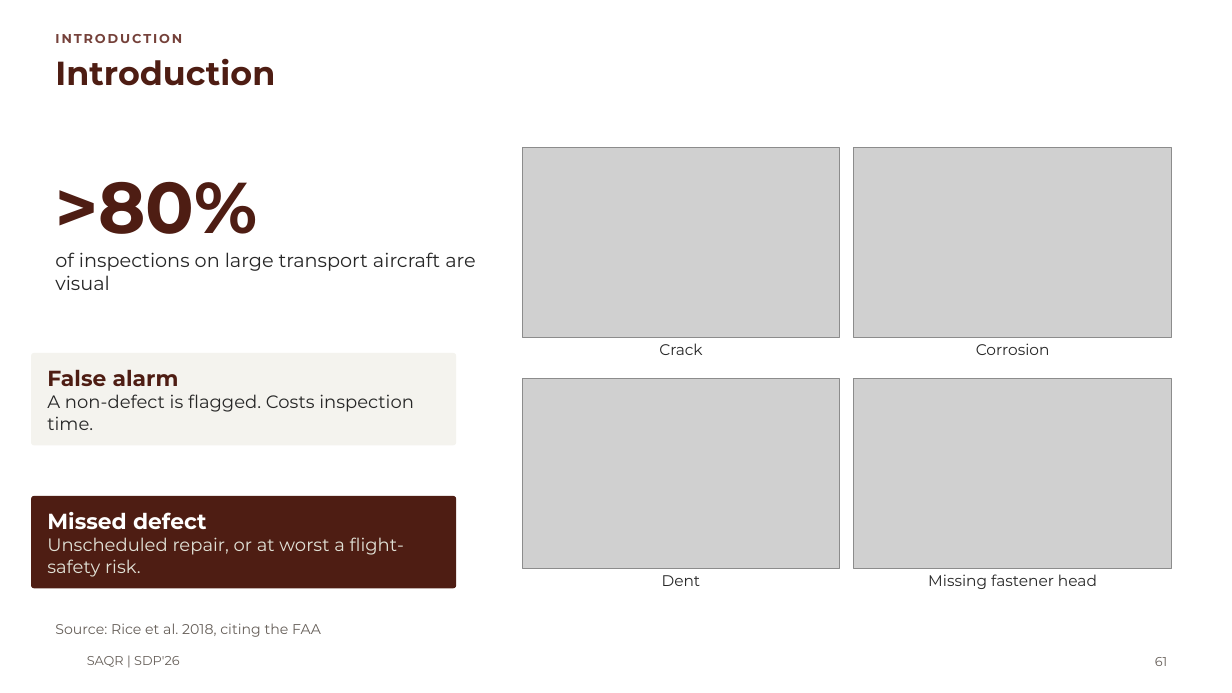
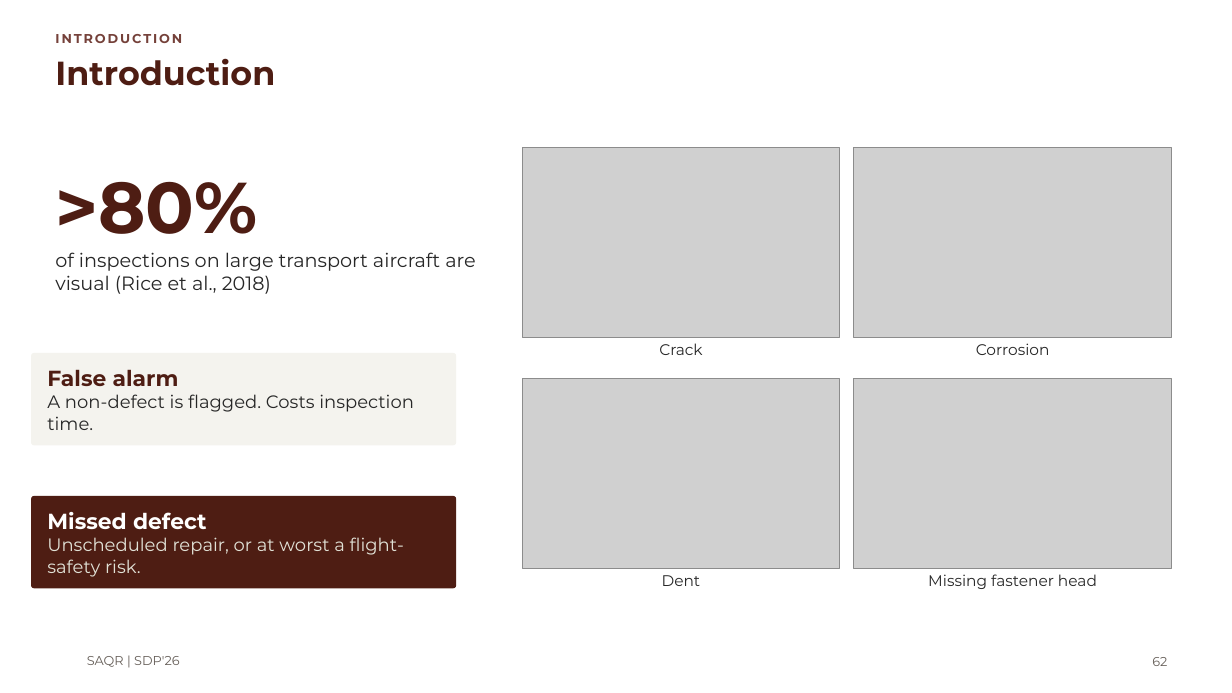
Before and after one commit to MASAR-AUS/SAQR, a slide deck: slide 62 of SAQR CMP490 Presentation.pptx (slide 61 before the commit). Drawn at 1232x693 pixels with LibreOffice and Linux fonts; fonts in the diff are those of the drawing; grey boxes stand for pictures; background and template pictures are left out. Boxes give left, top, right and bottom in pixels: in the first picture for what was removed or moved away, otherwise in the second. Text is boxed around its words. In the diff, an @@ line names an element or a change of style, - is before the commit and + after.

```diff
--- a/SAQR CMP490 Presentation.pptx
+++ b/SAQR CMP490 Presentation.pptx
@@ text at (55, 252, 475, 294): text changed @@
-of inspections on large transport aircraft are visual
+of inspections on large transport aircraft are visual (Rice et al., 2018)
@@ text removed at (55, 623, 321, 637) @@
-Source: Rice et al. 2018, citing the FAA
@@ page number at (1152, 657, 1167, 666): text changed @@
-61
+62
```
Also in this commit, not shown: 15 other slides changed, 3 other files.
